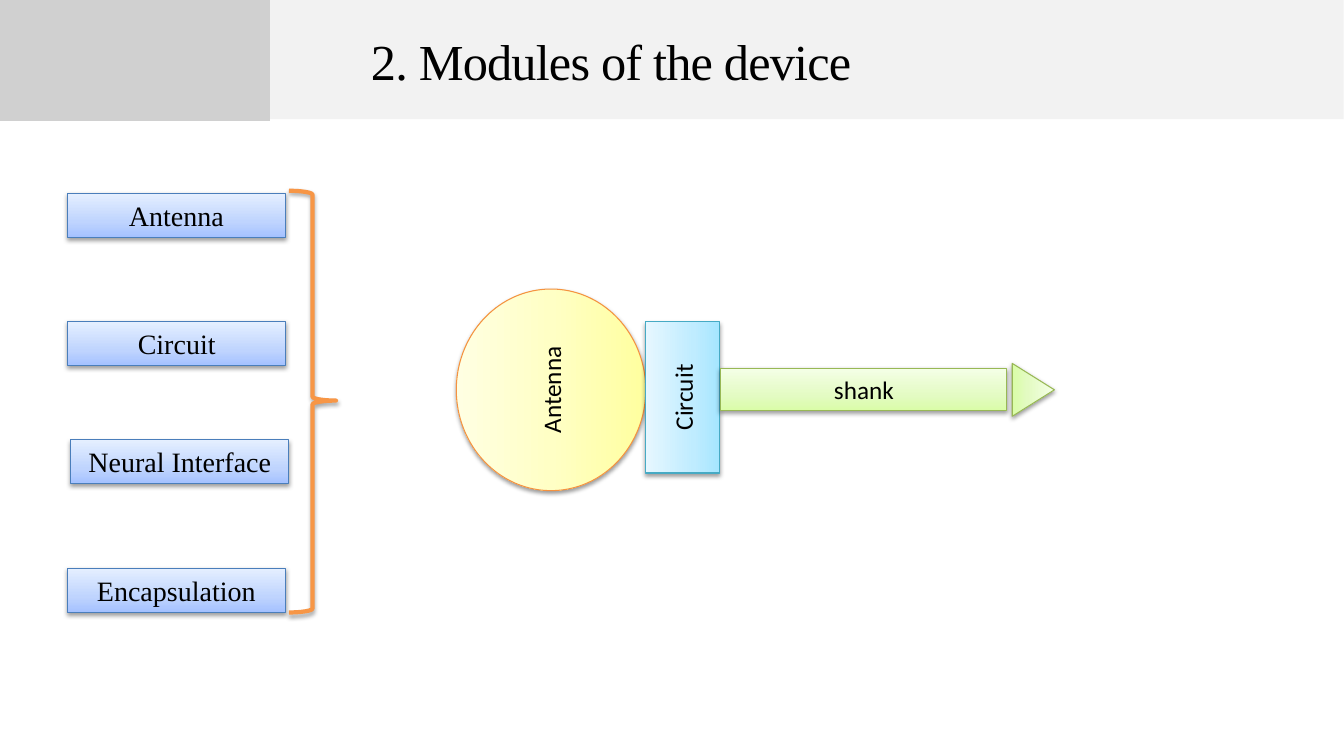
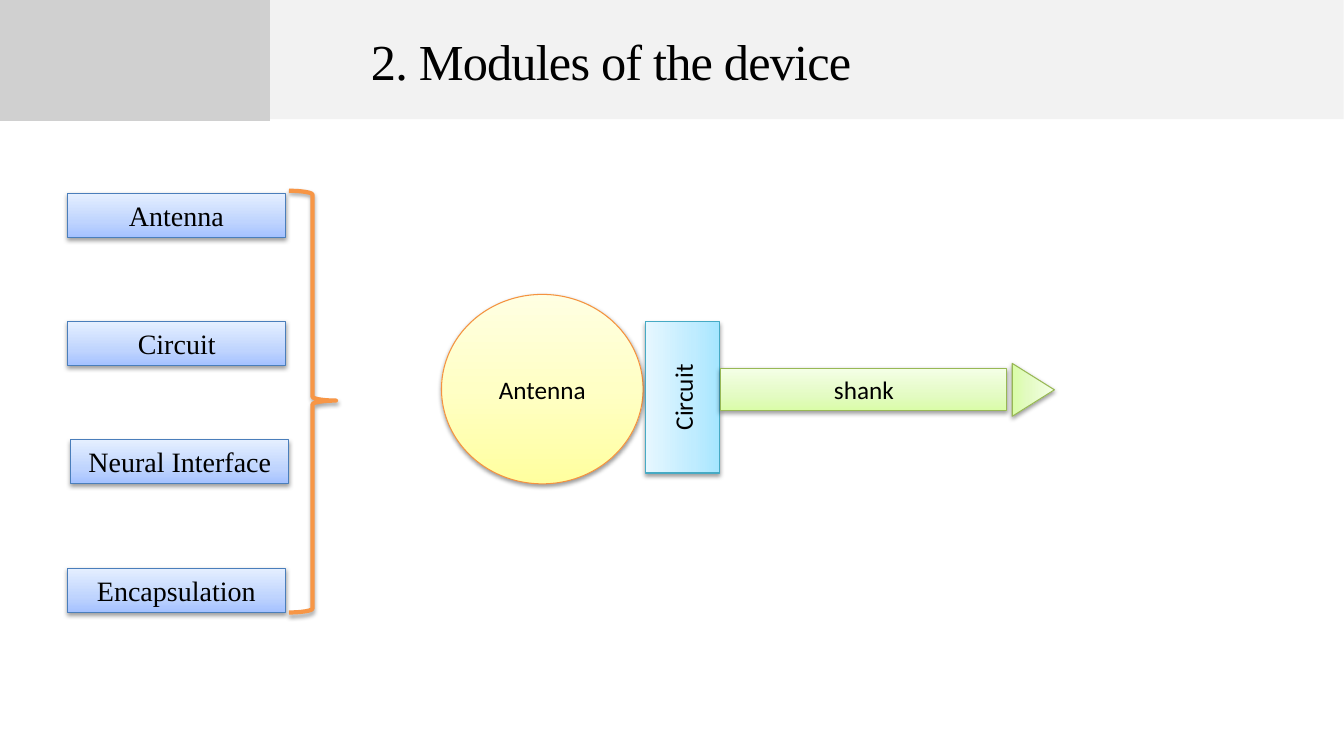
Before and after one commit to GGChe/Bioimplantable_Device, a slide deck: slide 3 of Individual_Contribution/GabrielGaleote/proofOfConcept/proofOfConcept.pptx. Drawn at 1344x756 pixels with LibreOffice and Linux fonts; fonts in the diff are those of the drawing; grey boxes stand for pictures. Boxes give left, top, right and bottom in pixels: in the first picture for what was removed or moved away, otherwise in the second. Text is boxed around its words. In the diff, an @@ line names an element or a change of style, - is before the commit and + after.

Commit message:
Proof of concept

```diff
--- a/Individual_Contribution/GabrielGaleote/proofOfConcept/proofOfConcept.pptx
+++ b/Individual_Contribution/GabrielGaleote/proofOfConcept/proofOfConcept.pptx
@@ ellipse "Antenna" at box(442, 294, 643, 484): rotation 270 to 0 degrees @@
```
